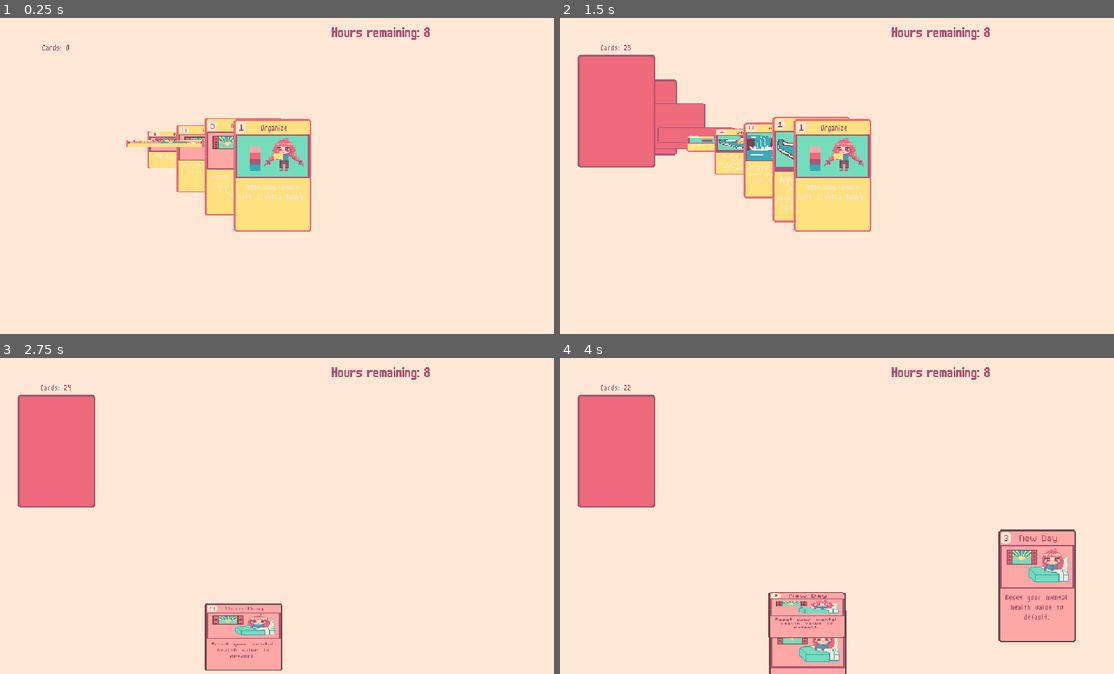
Above: before the commit, frames 1-4 (two rows, left to right).
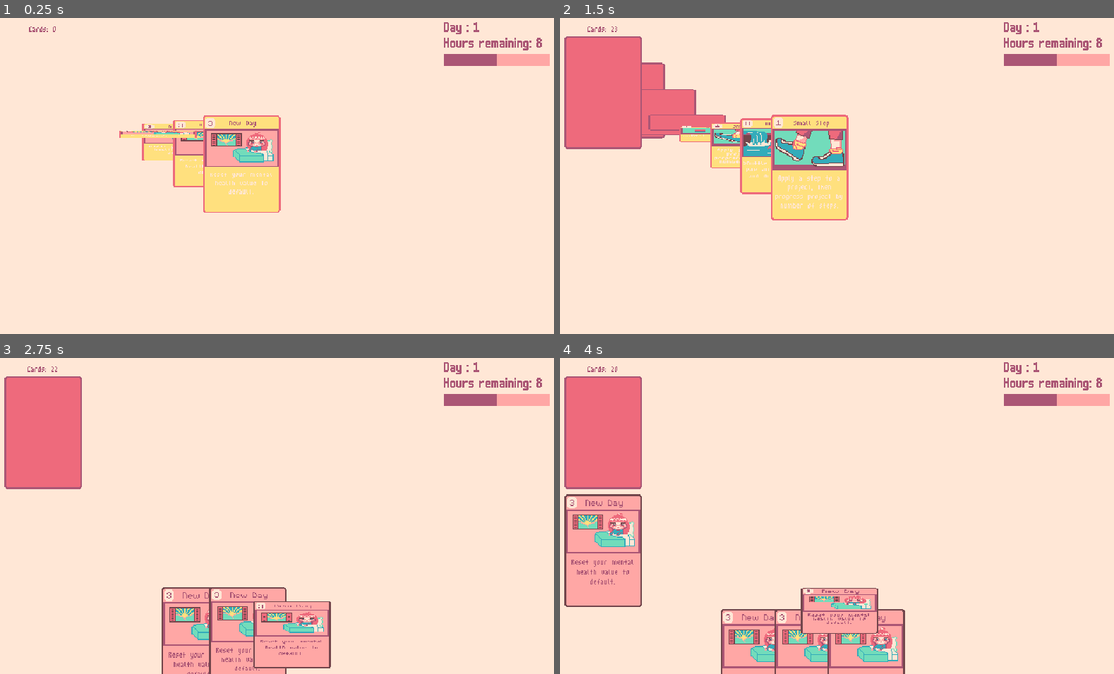
Above: after the commit, the same moments.

Repository: robert-brosh23/DeckbuilderGame
Game: Godot game, scene res://main.tscn
Two runs of this game, one before a commit and one after it. Both use one fixed random seed, a clock stepped at 60 frames per second and the inputs below.
Inputs (mouse positions are in pixels of both pictures, inside the frame that each line leads up to):
- Up to frame 1 (0.25 s): no input
- Up to frame 2 (1.5 s): move the mouse to (958, 160) at 0.52 s; click (958, 160) at 0.6 s; tap Q (draw_card) at 0.8, 1.35 s; move the mouse to (720, 191) at 1.27 s
- Up to frame 3 (2.75 s): click (160, 531) at 1.55 s; move the mouse to (326, 446) at 2.02 s; click (326, 446) at 2.1 s; tap Q (draw_card) at 2.3 s
- Up to frame 4 (4 s): move the mouse to (803, 579) at 2.77 s; tap E (discard_card_from_deck) at 2.85 s; click (803, 579) at 3.05 s; move the mouse to (1003, 563) at 3.52 s; tap Q (draw_card) at 3.6 s

The runs differ from the first frame. In frame 1, 7.6% of the frame differs, in the area x 5-100%, y 1-68%; in frame 2, 11%; in frame 3, 11%; in frame 4, 20%, in the area x 0-100%, y 1-100%.

Commit message:
UI added, days added, mental health added, cards completed: meditation, organize, new day

Diff:
--- a/card/card.gd
+++ b/card/card.gd
@@ -55,8 +55,15 @@
 		return false
 
 	game_manager.hours -= hours_cost
+	play_card_effect()
 	print (card_data.card_name, " was played.")
 	return true
+
+
+## Execute the card's specific played effect.
+func play_card_effect() -> void:
+	call(card_data.effect_map[card_data.card_effect])
+
 
 func hover_card() -> void:
 	movement_tween_manager.tween_to_pos(self, Vector2(position.x, 170.0 - SELECTED_CARD_Y_OFFSET), .1)
@@ -187,3 +194,15 @@
 
 func _apply_spacer_container_margin() -> void:
 	cost_panel_margin_container.add_theme_constant_override("margin_right", -11 + card_data.card_title_offset)
+
+
+# CARD EFFECT FUNCTIONS
+func _execute_new_day():
+	game_manager.mental_health = 10
+
+func _execute_meditation():
+	CardsManager.move_cards_from_discard_pile_to_deck_and_shuffle()
+	CardsManager.draw_card_from_deck()
+
+func _execute_organize():
+	game_manager.hours_next_day += 2
--- a/card/card.tscn
+++ b/card/card.tscn
@@ -16,6 +16,7 @@
 card_png = ExtResource("2_1n6wr")
 card_description = "Shuffle your discard pile into your deck and draw 1 card."
 card_type = 0
+card_effect = 0
 title_font = 1
 card_title_offset = 8
 metadata/_custom_type_script = "uid://bevi4n8n1jvud"
--- a/card/card_data/card_data.gd
+++ b/card/card_data/card_data.gd
@@ -11,10 +11,18 @@
 
 @export var card_type: CARD_TYPE
 
+@export var card_effect: CARD_EFFECT
+
 @export var title_font: CARD_FONT = CARD_FONT.FIVE_BY_SEVEN
 
 ## If the card title is too long, and overlapping the cost panel, increase this offset to move it off center.
 @export_range(0, 12) var card_title_offset := 0
+
+var effect_map: Dictionary[CARD_EFFECT, String] = {
+	CARD_EFFECT.NEW_DAY: "_execute_new_day",
+	CARD_EFFECT.MEDITATION: "_execute_meditation",
+	CARD_EFFECT.ORGANIZE: "_execute_organize"
+}
 
 enum CARD_TYPE {
 	TECH,
@@ -28,6 +36,12 @@
 	FIVE_BY_SEVEN
 }
 
+enum CARD_EFFECT {
+	NEW_DAY,
+	MEDITATION,
+	ORGANIZE
+}
+
 func get_font() -> Font:
 	var font: Font
 	if title_font == CARD_FONT.THREE_BY_SIX:
--- a/card/card_data/cards/meditation.tres
+++ b/card/card_data/cards/meditation.tres
@@ -10,6 +10,7 @@
 card_png = ExtResource("1_57j64")
 card_description = "Shuffle your discard pile into your deck and draw 1 card."
 card_type = 0
+card_effect = 1
 title_font = 1
 card_title_offset = 8
 metadata/_custom_type_script = "uid://bevi4n8n1jvud"
--- a/card/card_data/cards/organize.tres
+++ b/card/card_data/cards/organize.tres
@@ -10,6 +10,7 @@
 card_png = ExtResource("1_exkfx")
 card_description = "Next day, start with 2 extra hours."
 card_type = 0
+card_effect = 2
 title_font = 1
 card_title_offset = 4
 metadata/_custom_type_script = "uid://bevi4n8n1jvud"
--- a/cards_manager/cards_manager.gd
+++ b/cards_manager/cards_manager.gd
@@ -1,7 +1,4 @@
 extends Node
-
-var cards: Array[Card]
-
 
 var cards_in_deck: Array[Card]
 var cards_in_hand: Array[Card]
@@ -16,17 +13,23 @@
 	discard_pile = get_tree().get_first_node_in_group("discard_pile")
 	hand = get_tree().get_first_node_in_group("hand")
 
+## Creates a new card and adds it to the deck. Returns reference to the card created.
 func create_card(card_data: CardData) -> Card:
 	var card = Card.create_card(card_data)
 	add_child(card)
-	cards.push_back(card)
+	add_card_to_deck(card)
 	return card
 
+## Creates new cards and adds them to the deck. Returns a list of references to the cards created.
 func create_cards(card_datas: Array[CardData]) -> Array[Card]:
 	var arr: Array[Card] = []
+	deck.receiving_cards = true
 	for card_data in card_datas:
 		var card = create_card(card_data)
 		arr.push_back(card)
+		await get_tree().create_timer(.1 * Globals.animation_speed_scale).timeout
+	await get_tree().create_timer(deck.CARD_MOVEMENT_DURATION * Globals.animation_speed_scale).timeout
+	deck.receiving_cards = false
 	return arr
 
 
@@ -36,6 +39,11 @@
 	if card == null:
 		return
 	add_card_to_hand(card)
+
+func draw_multiple_cards(num_cards: int) -> void:
+	for i in range(0, num_cards):
+		draw_card_from_deck()
+		await get_tree().create_timer(.1 * Globals.animation_speed_scale).timeout
 
 func discard_card_from_deck() -> void:
 	var card = deck.draw_card()
@@ -72,6 +80,14 @@
 	discard_pile.sync_card_addition(card)
 	move_child(card, 0)
 
+func discard_card(card: Card) -> void:
+	hand.remove_card_from_hand(card)
+	CardsManager.add_card_to_discard_pile(card)
+
+func discard_all_cards() -> void:
+	while !cards_in_hand.is_empty():
+		discard_card(cards_in_hand.front())
+
 func move_cards_from_discard_pile_to_deck_and_shuffle() -> void:
 	var arr: Array[Card] = discard_pile.remove_all_cards_from_discard_pile()
 	add_cards_to_deck(arr)
@@ -81,7 +97,7 @@
 # NODE MOVEMENT WORKAROUND FUNCTIONS
 ## Index = index in hand
 func move_card_node_in_hand(card: Card, index: int) -> void:
-	move_child(card, index + cards_in_deck.size() + cards_in_discard_pile.size()) # Convert index in hand to index for all cards
+	move_child(card, index) # Convert index in hand to index for all cards
 
 func move_card_node_to_deck(card: Card) -> void:
 	move_child(card, 0)
--- a/deck/deck.gd
+++ b/deck/deck.gd
@@ -1,12 +1,23 @@
 class_name Deck
-extends Node2D
+extends Control
 
 const CARD_MOVEMENT_DURATION := 1.0
 
 @onready var card_amount_label := $CardAmountLabel
 
-var shuffling = false
-var receiving_cards = false
+var shuffling = false:
+	set(value):
+		shuffling = value
+		if !receiving_cards and !shuffling:
+			_call_next_function_in_queue()
+
+var receiving_cards = false:
+	set(value):
+		receiving_cards = value
+		if !receiving_cards and !shuffling:
+			_call_next_function_in_queue()
+
+var function_queue: Array[Callable] = []
 
 func _ready() -> void:
 	_update_card_number_text()
@@ -22,6 +33,7 @@
 func draw_card() -> Card:
 	if shuffling || receiving_cards:
 		print("Deck is being updated. Cannot draw cards")
+		function_queue.push_back(func(): CardsManager.draw_card_from_deck())
 		return null
 
 	if CardsManager.cards_in_deck.size() == 0:
@@ -37,6 +49,7 @@
 
 func shuffle_deck() -> void:
 	if shuffling || receiving_cards:
+		function_queue.push_back(func(): shuffle_deck())
 		return
 
 	print("shuffling deck...")
@@ -52,6 +65,15 @@
 		_update_top_card_z_index()
 	).set_delay(1.2 * Globals.animation_speed_scale)
 
+func _call_next_function_in_queue():
+	if function_queue.is_empty():
+		return
+	function_queue.pop_front().call()
+	await get_tree().create_timer(.1 * Globals.animation_speed_scale).timeout
+
+	if !shuffling and !receiving_cards:
+		_call_next_function_in_queue()
+
 func _update_card_number_text() -> void:
 	card_amount_label.text = "Cards: " + str(CardsManager.cards_in_deck.size())
 
--- a/deck/deck.tscn
+++ b/deck/deck.tscn
@@ -3,7 +3,9 @@
 [ext_resource type="Script" uid="uid://do3gyc24caxqm" path="res://deck/deck.gd" id="1_iau1w"]
 [ext_resource type="FontFile" uid="uid://c6lfcmqrq1huc" path="res://fonts/m3x6.ttf" id="2_rqbxk"]
 
-[node name="Deck" type="Node2D" groups=["deck"]]
+[node name="Deck" type="Control" groups=["deck"]]
+layout_mode = 3
+anchors_preset = 0
 script = ExtResource("1_iau1w")
 
 [node name="CardAmountLabel" type="Label" parent="."]
--- a/discard_pile/discard_pile.gd
+++ b/discard_pile/discard_pile.gd
@@ -1,5 +1,5 @@
 class_name DiscardPile
-extends Node2D
+extends Control
 
 ## Cards appended to the discard pile are pushed to the front of cards array
 func sync_card_addition(card: Card) -> void:
--- a/discard_pile/discard_pile.tscn
+++ b/discard_pile/discard_pile.tscn
@@ -2,6 +2,8 @@
 
 [ext_resource type="Script" uid="uid://t5fbfihg7l2j" path="res://discard_pile/discard_pile.gd" id="1_ju4ac"]
 
-[node name="DiscardPile" type="Node2D" groups=["discard_pile"]]
+[node name="DiscardPile" type="Control" groups=["discard_pile"]]
 z_index = 2
+layout_mode = 3
+anchors_preset = 0
 script = ExtResource("1_ju4ac")
--- a/game_manager/game_manager.gd
+++ b/game_manager/game_manager.gd
@@ -1,16 +1,40 @@
 class_name GameManager
-extends Node2D
+extends Control
 
-@onready var hours_label := $HoursLabel
+const STARTING_HOURS := 8
+
+@onready var hours_label := $MarginContainer/VBoxContainer2/HBoxContainer2/HoursLabel
+@onready var mental_health_bar = $MarginContainer/VBoxContainer2/HBoxContainer/ProgressBar
+@onready var day_label := $"MarginContainer/VBoxContainer2/HBoxContainer3/Day Label"
 
 @export var card_data_debug: Array[CardData]
+
+var mental_health: int = 10:
+	set(value):
+		mental_health = value
+		mental_health_bar.value = value
 
 var hours: int:
 	set(value):
 		hours = value
 		hours_label.text = "Hours remaining: " + str(self.hours)
 
+var day: int:
+	set(value):
+		day = value
+		day_label.text = "Day : " + str(self.day)
+
+var hours_next_day = 0
+
 func _ready() -> void:
-	hours = 8
-	var cards = CardsManager.create_cards(card_data_debug)
-	CardsManager.call_deferred("add_cards_to_deck", cards) # call after deck is set up
+	hours = STARTING_HOURS
+	day = 1
+	var cards = await CardsManager.create_cards(card_data_debug)
+
+func go_to_next_day() -> void:
+	CardsManager.discard_all_cards()
+	CardsManager.move_cards_from_discard_pile_to_deck_and_shuffle()
+	hours = STARTING_HOURS + hours_next_day
+	hours_next_day = 0
+	day += 1
+	CardsManager.draw_multiple_cards(5)
--- a/game_manager/game_manager.tscn
+++ b/game_manager/game_manager.tscn
@@ -1,16 +1,70 @@
-[gd_scene load_steps=3 format=3 uid="uid://csdmhd25lpc0t"]
+[gd_scene load_steps=5 format=3 uid="uid://csdmhd25lpc0t"]
 
 [ext_resource type="Script" uid="uid://dnck5k1v8qlla" path="res://game_manager/game_manager.gd" id="1_ong7i"]
 [ext_resource type="FontFile" uid="uid://b5jqc46nd8338" path="res://fonts/m6x11.ttf" id="2_mx6ys"]
 
-[node name="GameManager" type="Node2D" groups=["game_manager"]]
+[sub_resource type="StyleBoxFlat" id="StyleBoxFlat_mx6ys"]
+bg_color = Color(1, 0.654902, 0.647059, 1)
+anti_aliasing = false
+
+[sub_resource type="StyleBoxFlat" id="StyleBoxFlat_q7vcu"]
+bg_color = Color(0.670588, 0.337255, 0.458824, 1)
+anti_aliasing = false
+
+[node name="GameManager" type="Control" groups=["game_manager"]]
 z_index = 2
+layout_mode = 3
+anchors_preset = 1
+anchor_left = 1.0
+anchor_right = 1.0
+grow_horizontal = 0
 script = ExtResource("1_ong7i")
 
-[node name="HoursLabel" type="Label" parent="."]
-offset_right = 40.0
-offset_bottom = 23.0
+[node name="MarginContainer" type="MarginContainer" parent="."]
+layout_mode = 1
+anchors_preset = 1
+anchor_left = 1.0
+anchor_right = 1.0
+offset_left = -126.0
+offset_bottom = 40.0
+grow_horizontal = 0
+theme_override_constants/margin_left = 6
+theme_override_constants/margin_top = 6
+theme_override_constants/margin_right = 6
+theme_override_constants/margin_bottom = 6
+
+[node name="VBoxContainer2" type="VBoxContainer" parent="MarginContainer"]
+layout_mode = 2
+
+[node name="HBoxContainer3" type="HBoxContainer" parent="MarginContainer/VBoxContainer2"]
+layout_mode = 2
+
+[node name="Day Label" type="Label" parent="MarginContainer/VBoxContainer2/HBoxContainer3"]
+layout_mode = 2
+theme_override_colors/font_color = Color(0.670588, 0.337255, 0.458824, 1)
+theme_override_fonts/font = ExtResource("2_mx6ys")
+theme_override_font_sizes/font_size = 16
+text = "Day: "
+
+[node name="HBoxContainer2" type="HBoxContainer" parent="MarginContainer/VBoxContainer2"]
+layout_mode = 2
+
+[node name="HoursLabel" type="Label" parent="MarginContainer/VBoxContainer2/HBoxContainer2"]
+layout_mode = 2
 theme_override_colors/font_color = Color(0.670588, 0.337255, 0.458824, 1)
 theme_override_fonts/font = ExtResource("2_mx6ys")
 theme_override_font_sizes/font_size = 16
 text = "Hours Remaining:"
+
+[node name="HBoxContainer" type="HBoxContainer" parent="MarginContainer/VBoxContainer2"]
+layout_mode = 2
+
+[node name="ProgressBar" type="ProgressBar" parent="MarginContainer/VBoxContainer2/HBoxContainer"]
+custom_minimum_size = Vector2(120, 14)
+layout_mode = 2
+theme_override_styles/background = SubResource("StyleBoxFlat_mx6ys")
+theme_override_styles/fill = SubResource("StyleBoxFlat_q7vcu")
+max_value = 20.0
+step = 1.0
+value = 10.0
+show_percentage = false
--- a/hand/hand.gd
+++ b/hand/hand.gd
@@ -1,5 +1,5 @@
 class_name Hand
-extends Node2D
+extends Control
 
 const CENTER_X = 0
 const DEFAULT_Y = 170.0
@@ -35,15 +35,14 @@
 func play_card(card: Card) -> void:
 	var result = card.play_card()
 	if result == true:
-		discard_card(card)
+		CardsManager.discard_card(card)
 		return
 	_return_card(card)
 
-func discard_card(card: Card) -> void:
-	_remove_card_from_hand(card)
-	if discard_pile == null:
-		return
-	CardsManager.add_card_to_discard_pile(card)
+func remove_card_from_hand(card: Card) -> Card:
+	CardsManager.cards_in_hand.erase(card)
+	_update_hand()
+	return card
 
 func _handle_input() -> void:
 	if Input.is_action_just_pressed("click"):
@@ -73,20 +72,15 @@
 
 		_return_card(returning_card)
 
-func _remove_card_from_hand(card: Card) -> Card:
-	CardsManager.cards_in_hand.erase(card)
-	_update_hand()
-	return card
-
 func _hover_card(card: Card) -> void:
 	if card.hoverable == false || dragging:
 		return
 
 	# There is a bug with panel's mouse signals. When two nodes have the same parent, the node that is lower will take priority for these signals regardless of z index.
 	# That's why we need to move nodes around.
-	CardsManager.move_card_node_in_hand(card,CardsManager.cards_in_hand.size()-1)
+	CardsManager.move_card_node_in_hand(card,CardsManager.cards_in_hand.size() + CardsManager.cards_in_deck.size() + CardsManager.cards_in_discard_pile.size())
 	hovered_card = card
-	card.z_index = CardsManager.cards_in_hand.size()
+	card.z_index = CardsManager.cards_in_hand.size() + CardsManager.cards_in_deck.size() + CardsManager.cards_in_discard_pile.size()
 	card.hover_card()
 
 func _stop_hover_card() -> void:
@@ -107,7 +101,7 @@
 	var card_separation: int = _determine_card_separation()
 	var hand_length: int = card_separation * (CardsManager.cards_in_hand.size() - 1)
 	var x_pos: int = CENTER_X - hand_length / 2
-	var z_index: int = 1
+	var z_index: int = CardsManager.cards_in_deck.size() + CardsManager.cards_in_discard_pile.size()
 
 	for card in CardsManager.cards_in_hand:
 		var y_pos = card.position.y if card == hovered_card else DEFAULT_Y
@@ -118,7 +112,7 @@
 
 				# There is a bug with panel's mouse signals. When two nodes have the same parent, the node that is lower will take priority for these signals regardless of z index.
 				# That's why we need to move nodes around.
-				CardsManager.move_card_node_in_hand(card, z_index - 1)
+				CardsManager.move_card_node_in_hand(card, z_index)
 
 				z_index += 1
 		x_pos += card_separation
--- a/hand/hand.tscn
+++ b/hand/hand.tscn
@@ -2,7 +2,9 @@
 
 [ext_resource type="Script" uid="uid://pl013pteooqh" path="res://hand/hand.gd" id="1_t1j3k"]
 
-[node name="Hand" type="Node2D" groups=["hand"]]
+[node name="Hand" type="Control" groups=["hand"]]
+layout_mode = 3
+anchors_preset = 0
 script = ExtResource("1_t1j3k")
 
 [node name="ColorRect" type="ColorRect" parent="."]
--- a/main.gd
+++ b/main.gd
@@ -18,6 +18,10 @@
 		debug_discard_card_from_deck()
 	if Input.is_action_just_pressed("debug_add_hours"):
 		debug_add_hours()
+	if Input.is_action_just_pressed("debug_decrease_mental_health"):
+		debug_decrease_mental_health()
+	if Input.is_action_just_pressed("debug_next_day"):
+		debug_next_day()
 
 func debug_draw_card_from_deck() -> void:
 	CardsManager.draw_card_from_deck()
@@ -30,3 +34,9 @@
 
 func debug_add_hours() -> void:
 	game_manager.hours += 8
+
+func debug_decrease_mental_health() -> void:
+	game_manager.mental_health -= 1
+
+func debug_next_day() -> void:
+	game_manager.go_to_next_day()
--- a/main.tscn
+++ b/main.tscn
@@ -16,11 +16,7 @@
 deck = NodePath("Deck")
 hand = NodePath("Hand")
 discard_pile = NodePath("DiscardPile")
-game_manager = NodePath("GameManager")
-
-[node name="GameManager" parent="." instance=ExtResource("10_efxa6")]
-position = Vector2(67, -168)
-card_data_debug = Array[ExtResource("4_4c57u")]([ExtResource("8_5vw27"), ExtResource("8_5vw27"), ExtResource("8_5vw27"), ExtResource("8_5vw27"), ExtResource("8_5vw27"), ExtResource("5_4c57u"), ExtResource("6_efxa6"), ExtResource("7_dg77c"), ExtResource("8_5vw27"), ExtResource("5_4c57u"), ExtResource("7_dg77c"), ExtResource("6_efxa6"), ExtResource("7_dg77c"), ExtResource("7_dg77c"), ExtResource("5_4c57u"), ExtResource("6_efxa6"), ExtResource("7_dg77c"), ExtResource("5_4c57u"), ExtResource("8_5vw27"), ExtResource("6_efxa6"), ExtResource("7_dg77c"), ExtResource("5_4c57u"), ExtResource("7_dg77c"), ExtResource("8_5vw27"), ExtResource("6_efxa6")])
+game_manager = NodePath("CanvasLayer/GameManager")
 
 [node name="ColorRect" type="ColorRect" parent="."]
 z_index = -1
@@ -34,11 +30,25 @@
 [node name="Camera2D" type="Camera2D" parent="."]
 
 [node name="Deck" parent="." instance=ExtResource("2_0xm2m")]
-position = Vector2(-245, -73)
+offset_left = -260.0
+offset_top = -94.0
+offset_right = -260.0
+offset_bottom = -94.0
 
 [node name="DiscardPile" parent="." instance=ExtResource("10_4c57u")]
-position = Vector2(232, 80)
+offset_left = -260.0
+offset_top = 40.0
+offset_right = -260.0
+offset_bottom = 40.0
 
 [node name="Hand" parent="." node_paths=PackedStringArray("discard_pile") instance=ExtResource("4_lquwl")]
-position = Vector2(-320, -180)
+offset_left = -320.0
+offset_top = -180.0
+offset_right = -320.0
+offset_bottom = -180.0
 discard_pile = NodePath("../DiscardPile")
+
+[node name="CanvasLayer" type="CanvasLayer" parent="."]
+
+[node name="GameManager" parent="CanvasLayer" instance=ExtResource("10_efxa6")]
+card_data_debug = Array[ExtResource("4_4c57u")]([ExtResource("8_5vw27"), ExtResource("8_5vw27"), ExtResource("8_5vw27"), ExtResource("8_5vw27"), ExtResource("8_5vw27"), ExtResource("5_4c57u"), ExtResource("6_efxa6"), ExtResource("7_dg77c"), ExtResource("8_5vw27"), ExtResource("5_4c57u"), ExtResource("7_dg77c"), ExtResource("6_efxa6"), ExtResource("7_dg77c"), ExtResource("7_dg77c"), ExtResource("5_4c57u"), ExtResource("6_efxa6"), ExtResource("7_dg77c"), ExtResource("5_4c57u"), ExtResource("8_5vw27"), ExtResource("6_efxa6"), ExtResource("7_dg77c"), ExtResource("5_4c57u"), ExtResource("7_dg77c"), ExtResource("8_5vw27"), ExtResource("6_efxa6")])
--- a/project.godot
+++ b/project.godot
@@ -59,6 +59,16 @@
 "events": [Object(InputEventKey,"resource_local_to_scene":false,"resource_name":"","device":-1,"window_id":0,"alt_press …(192 unchanged characters)…
 ]
 }
+debug_decrease_mental_health={
+"deadzone": 0.2,
+"events": [Object(InputEventKey,"resource_local_to_scene":false,"resource_name":"","device":-1,"window_id":0,"alt_pressed":false,"shift_pressed":false,"ctrl_pressed":false,"meta_pressed":false,"pressed":false,"keycode":0,"physical_keycode":84,"key_label":0,"unicode":116,"location":0,"echo":false,"script":null)
+]
+}
+debug_next_day={
+"deadzone": 0.2,
+"events": [Object(InputEventKey,"resource_local_to_scene":false,"resource_name":"","device":-1,"window_id":0,"alt_pressed":false,"shift_pressed":false,"ctrl_pressed":false,"meta_pressed":false,"pressed":false,"keycode":0,"physical_keycode":89,"key_label":0,"unicode":121,"location":0,"echo":false,"script":null)
+]
+}
 
 [rendering]
 
